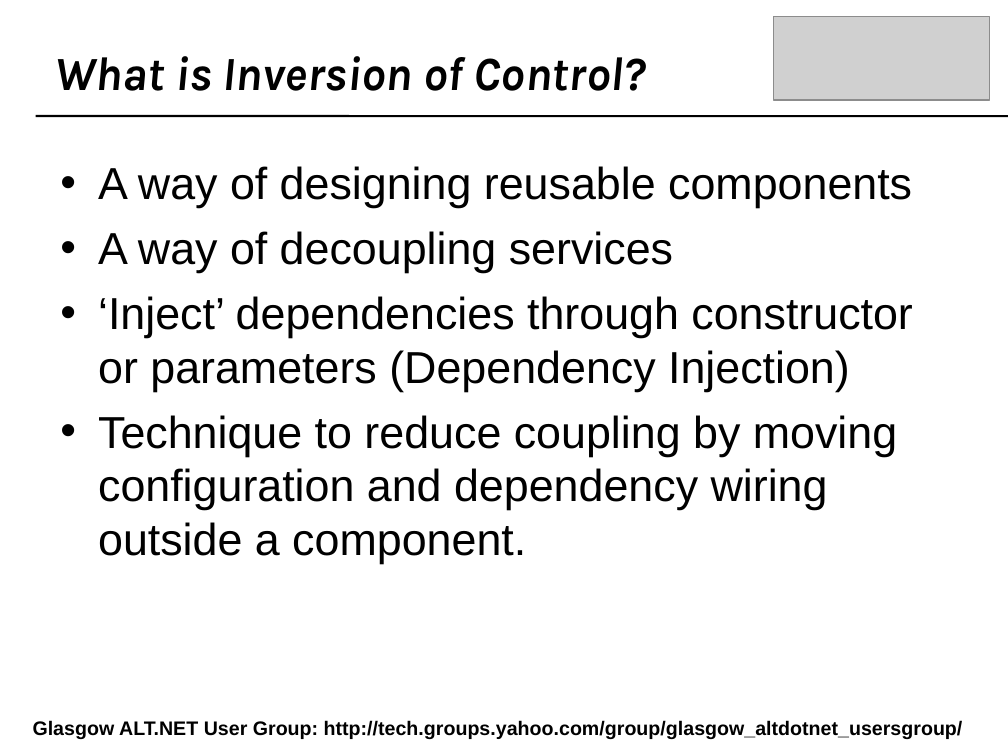
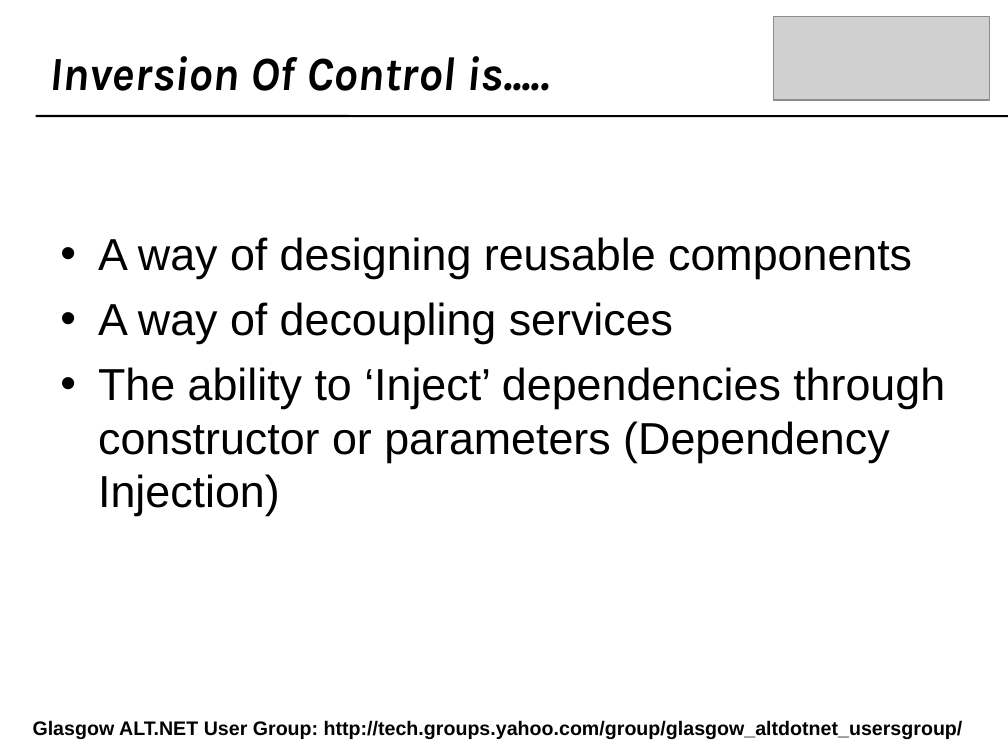
Before and after one commit to craignicol/scotaltdotnet, a slide deck: slide 23 of belfast/IOC-TDD-And Testability.ppt (slide 25 before the commit). Drawn at 1008x756 pixels with LibreOffice and Linux fonts; fonts in the diff are those of the drawing; grey boxes stand for pictures; background and template pictures are left out. Boxes give left, top, right and bottom in pixels: in the first picture for what was removed or moved away, otherwise in the second. Text is boxed around its words. In the diff, an @@ line names an element or a change of style, - is before the commit and + after.

Commit message:
Presentation update

```diff
--- a/belfast/IOC-TDD-And Testability.ppt
+++ b/belfast/IOC-TDD-And Testability.ppt
@@ text at box(50, 56, 549, 91): text changed @@
-What is Inversion of Control?
+Inversion Of Control is.....
@@ text "A way of designing reusable ...": place and size @@
-text "A way of designing reusable ..." at box(98, 166, 913, 564)
+text "A way of designing reusable ..." at box(98, 237, 945, 516)
@@ text at box(98, 367, 945, 516): text changed @@
-• ‘Inject’ dependencies through constructor or parameters (Dependency Injection)
-• Technique to reduce coupling by moving configuration and dependency wiring outside a component.
+• The ability to ‘Inject’ dependencies through constructor or parameters (Dependency Injection)
```
Also in this commit, not shown: 3 other slides changed, 4 slides removed, 3 other files.
